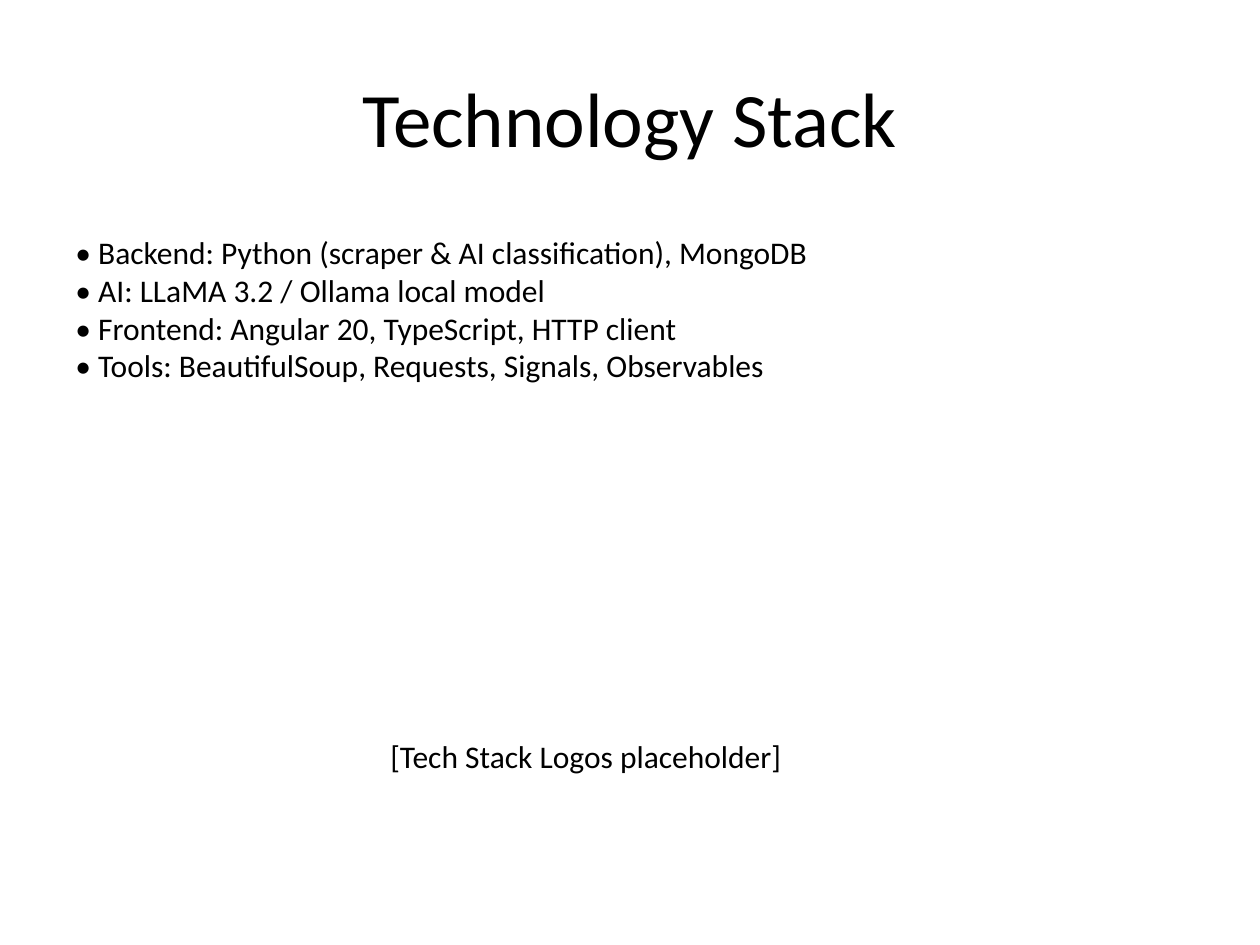
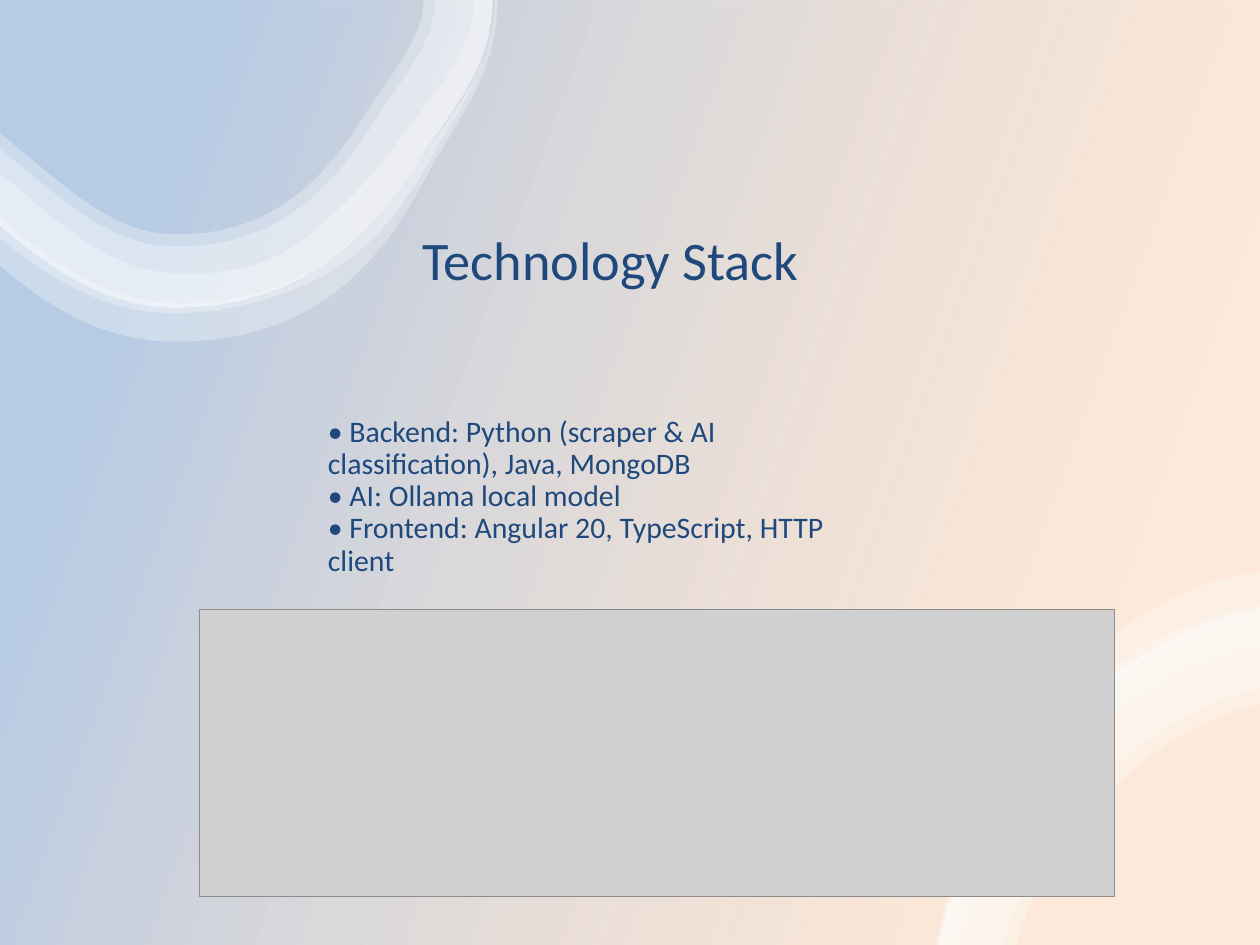
Before and after one commit to akrios-d/biospace-engine, a slide deck: slide 6 of ExoLexis_Presentation.pptx. Drawn at 1260x945 pixels with LibreOffice and Linux fonts; fonts in the diff are those of the drawing; grey boxes stand for pictures. Boxes give left, top, right and bottom in pixels: in the first picture for what was removed or moved away, otherwise in the second. Text is boxed around its words. In the diff, an @@ line names an element or a change of style, - is before the commit and + after.

```diff
--- a/ExoLexis_Presentation.pptx
+++ b/ExoLexis_Presentation.pptx
@@ rectangle added at <box>0,0,1260,945</box>, fill gradient #F79646 to #4F81BD @@
@@ group added at <box>0,0,498,341</box>: 4 freeform shapes @@
@@ title "Technology Stack": place and size @@
-title "Technology Stack" at <box>362,93,897,161</box>
+title "Technology Stack" at <box>422,242,799,290</box>
@@ title "Technology Stack" at <box>422,242,799,290</box>: size 44 to 31 pt, text colour #000000 to #1F497D; line spacing 1 to 0.9 @@
@@ text at <box>328,420,823,571</box>: text changed; size 18 to 17 pt; text colour #000000 to #1F497D @@
-• Backend: Python (scraper & AI classification), MongoDB
-• AI: LLaMA 3.2 / Ollama local model
-• Frontend: Angular 20, TypeScript, HTTP client
-• Tools: BeautifulSoup, Requests, Signals, Observables
+• Backend: Python (scraper & AI classification), Java, MongoDB
+• AI: Ollama local model
+• Frontend: Angular 20, TypeScript, HTTP client
@@ picture added at <box>199,610,1114,897</box> @@
@@ group added at <box>936,571,1260,945</box>: 4 freeform shapes @@
@@ text removed at <box>390,745,781,774</box> @@
-[Tech Stack Logos placeholder]
```
Also in this commit, not shown: 6 other slides changed, 6 other files.
